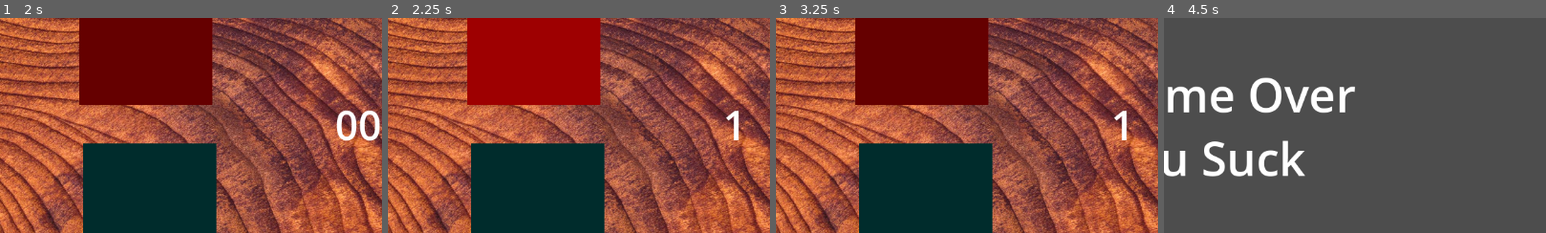
Above: before the commit, frames 1-4 (left to right).
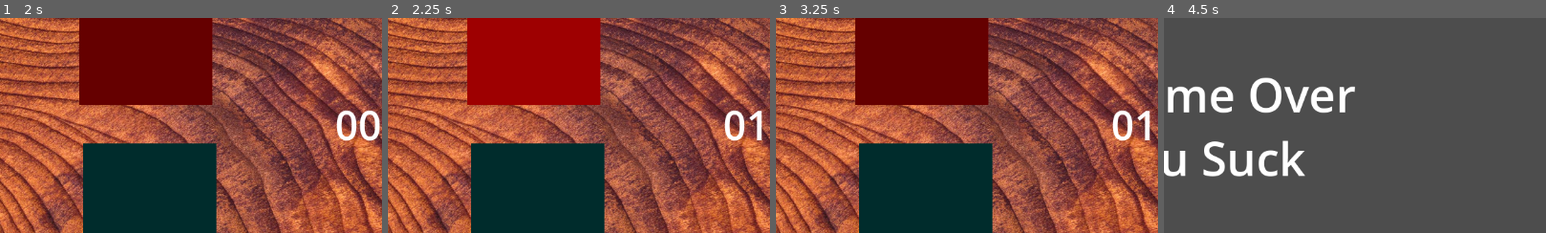
Above: after the commit, the same moments.

Repository: Aaron-Signer/simon
Game: Godot game, scene res://scene/main/main.tscn
Same seed, same stepped clock (60 frames per second), same inputs: the game is played once before the commit and once after it.
Inputs (mouse positions are % of the whole screen's width and height, from its top left):
- Up to frame 1 (2 s): click "Start" at 0.5 s; click (28, 24) at 1.25 s
- Up to frame 2 (2.25 s): click (61, 23) at 2 s
- Up to frame 3 (3.25 s): click (28, 60) at 2.75 s
- Up to frame 4 (4.5 s): click (62, 60) at 3.5 s; click (28, 24) at 4.25 s
The pictures show only the part of the screen within x 42-92%, y 17-67%; the shares and areas given below are measured in that part.

Frame 1 is identical in both runs. In frame 2, 0.7% of the frame differs, in the area x 88-98%, y 42-58%; in frame 3, 0.7%; in frame 4, nothing differs.

Commit message:
Updated the score label to always have 2 digits

Diff:
--- a/scene/main/simon_board/simon_board.gd
+++ b/scene/main/simon_board/simon_board.gd
@@ -1,15 +1,15 @@
 extends Node2D
 
-@onready var label: Label = $Label
+@onready var score_label: Label = $ScoreLabel
 
-# Called when the node enters the scene tree for the first time.
 func _ready():
 	GameState.update_score.connect(update_score)
 
-
-# Called every frame. 'delta' is the elapsed time since the previous frame.
 func _process(delta):
 	pass
 
 func update_score(score: int):
-	label.text = str(score)
+	score_label.text = str(score)
+
+	if score < 10:
+		score_label.text = "0" + score_label.text
--- a/scene/main/simon_board/simon_board.tscn
+++ b/scene/main/simon_board/simon_board.tscn
@@ -12,7 +12,7 @@
 scale = Vector2(0.5795, 0.489872)
 texture = ExtResource("2_3anqm")
 
-[node name="Label" type="Label" parent="."]
+[node name="ScoreLabel" type="Label" parent="."]
 offset_left = 992.0
 offset_top = 229.0
 offset_right = 1062.0
